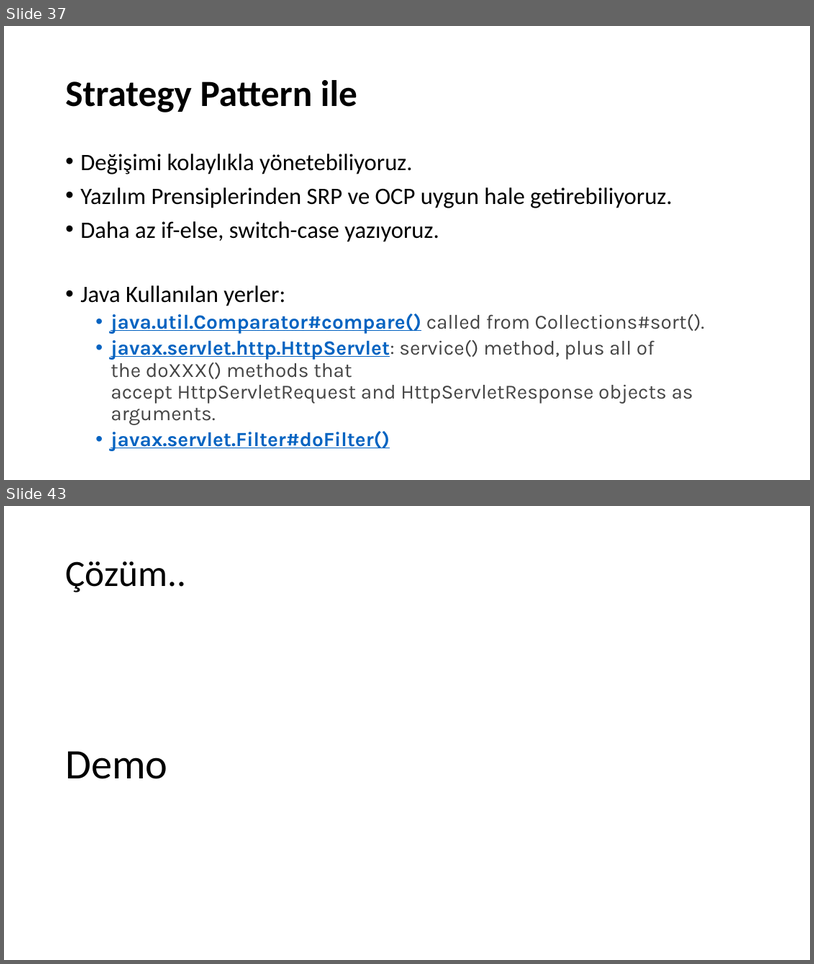
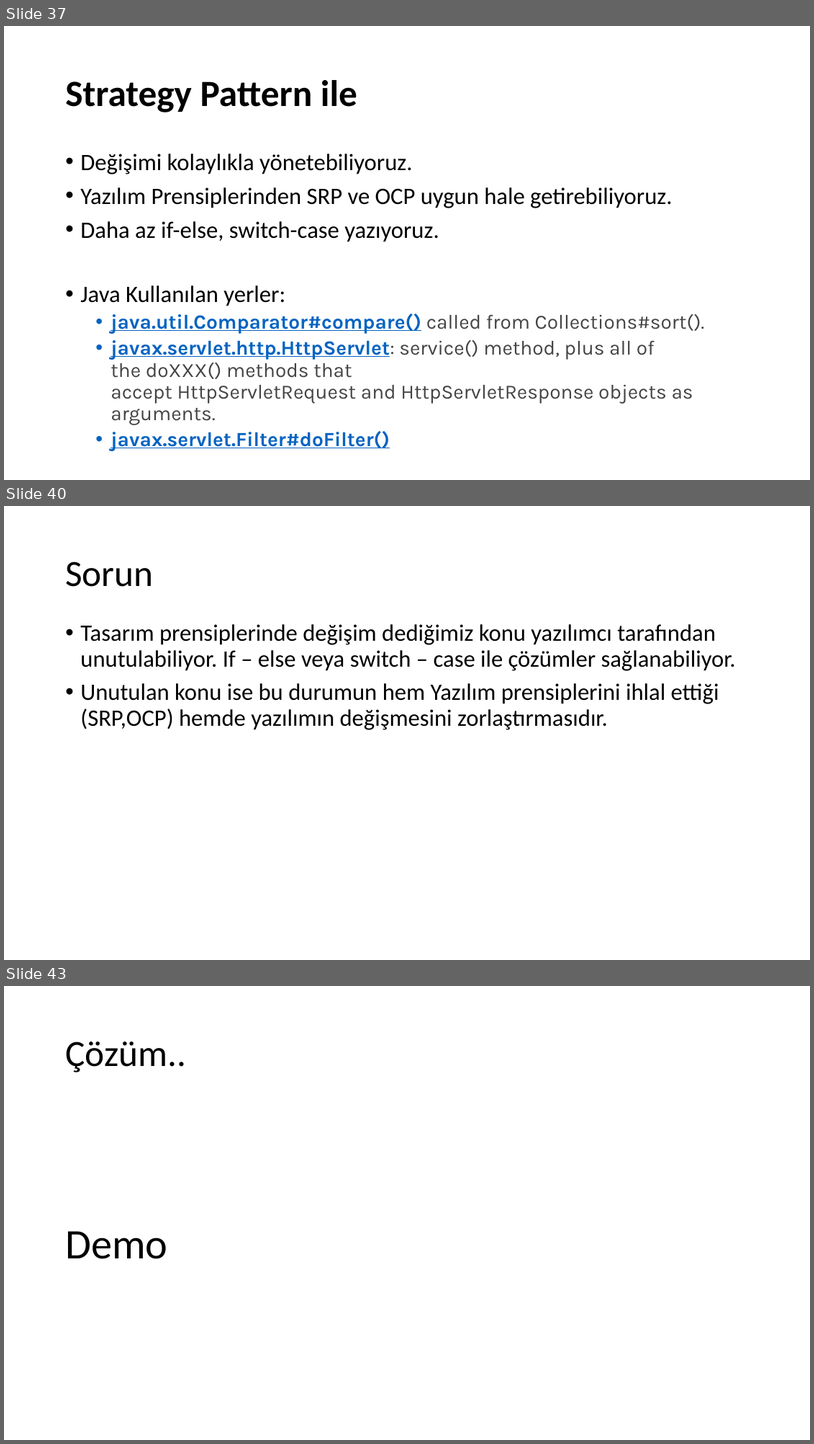
Before and after one commit to umiitkose/DesignPattern-Umiitkose, a slide deck: Tasarımdesenleri.pptx. Shown one above the other, each under a label of ours: slides 37 and 43 before the commit, slides 37, 40 and 43 after it; the slides between them are not shown. The pictures are 814x964 and 814x1444 pixels, drawn with LibreOffice and Linux fonts; fonts in the diff are those of the drawing. Boxes give left, top, right and bottom in pixels: in the first picture for what was removed or moved away, otherwise in the second. Text is boxed around its words. In the diff, an @@ line names an element or a change of style, - is before the commit and + after.

```diff
--- a/Tasarımdesenleri.pptx
+++ b/Tasarımdesenleri.pptx
@@ slide 40 added at <box>4,506,810,960</box>, background #FFFFFF @@
@@ title added at <box>65,561,153,587</box>, 44 pt, text #000000 @@
+Sorun
@@ text added at <box>80,624,736,730</box>, 28 pt, text #000000 @@
+• Tasarım prensiplerinde değişim dediğimiz konu yazılımcı tarafından unutulabiliyor. If – else veya switch – case ile çözümler sağlanabiliyor.
+• Unutulan konu ise bu durumun hem Yazılım prensiplerini ihlal ettiği (SRP,OCP) hemde yazılımın değişmesini zorlaştırmasıdır.
```
Also in this commit, not shown: 21 other slides added.
